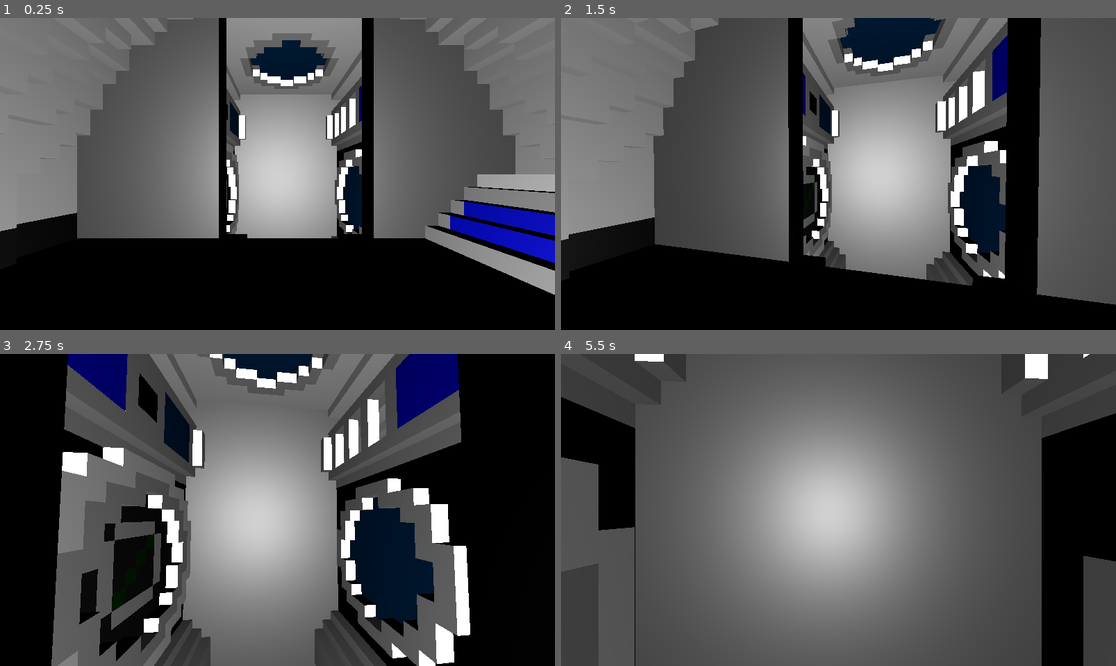
Above: before the commit, frames 1-4 (two rows, left to right).
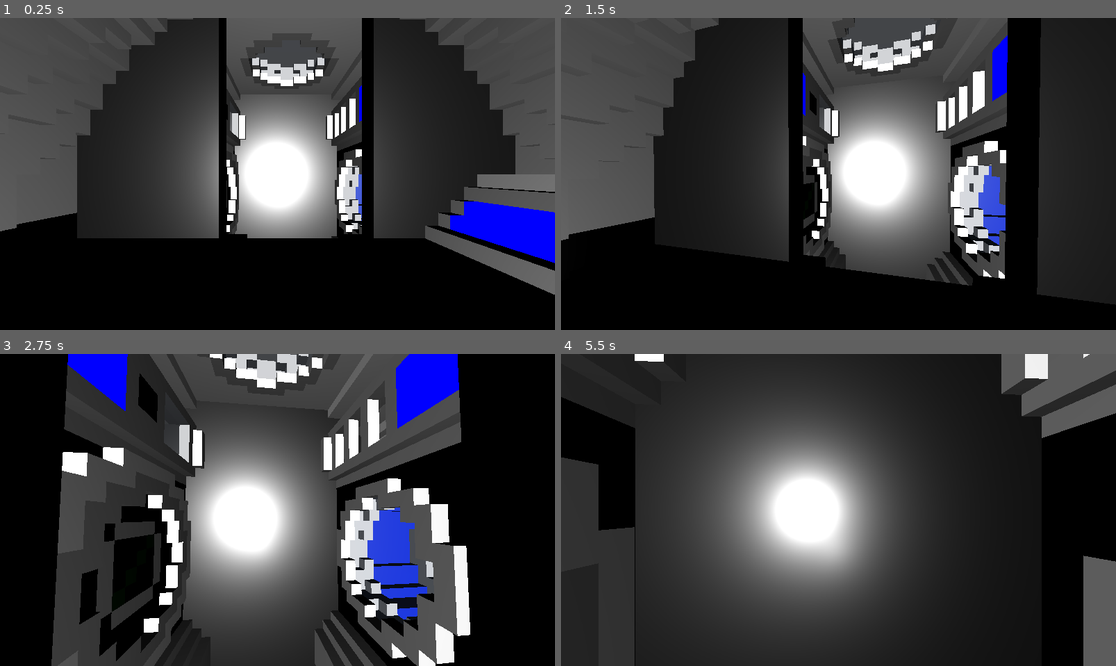
Above: after the commit, the same moments.

Repository: R2d2cruz/Kaelous
Game: Godot game, scene res://scenes/worlds/teste World.tscn
Two runs of this game, one before a commit and one after it. Both use one fixed random seed, a clock stepped at 60 frames per second and the inputs below.
Inputs (mouse positions are in pixels of both pictures, inside the frame that each line leads up to):
- Up to frame 1 (0.25 s): no input
- Up to frame 2 (1.5 s): move the mouse to (866, 174) at 0.52 s; hold W (up) from 0.53 s (still down); tap Shift (low) at 0.6, 1.35 s; tap Space (jump) at 0.77 s; move the mouse to (810, 174) at 1.27 s
- Up to frame 3 (2.75 s): keep holding W (up); tap Space (jump) at 1.52 s; move the mouse to (288, 503) at 2.02 s; tap Shift (low) at 2.1 s
- Up to frame 4 (5.5 s): keep holding W (up); move the mouse to (832, 516) at 2.77 s; tap Shift (low) every 0.75 s from 2.85 to 5.1 s; tap Space (jump) at 3.02, 3.77, 4.52 s; move the mouse to (877, 513) at 3.52 s; move the mouse to (794, 506) at 4.27 s; move the mouse to (844, 510) at 5.02 s

The runs differ from the first frame. In frame 1, 64% of the frame differs, in the area x 0-100%, y 0-89%; in frame 2, 62%; in frame 3, 46%; in frame 4, 83%, in the area x 0-100%, y 0-100%.

Commit message:
fix player movement

Diff:
--- a/kaelous/Assets/Materials/Glass ship V1.tres
+++ b/kaelous/Assets/Materials/Glass ship V1.tres
@@ -9,8 +9,7 @@
 disable_fog = true
 vertex_color_use_as_albedo = true
 vertex_color_is_srgb = true
-albedo_color = Color(1, 1, 1, 0.4)
+albedo_color = Color(1, 1, 1, 0.196078)
 albedo_texture = ExtResource("1_h2atj")
 metallic = 0.3
 metallic_specular = 1.0
-roughness = 0.12
--- a/kaelous/Scripts/player_v_0.gd
+++ b/kaelous/Scripts/player_v_0.gd
@@ -6,22 +6,20 @@
 const JUMP_VELOCITY = 4.8
 const SENSITIVITY = 0.004
 
-#bob variables
+# Bob variables
 const BOB_FREQ = 2.4
 const BOB_AMP = 0.08
 var t_bob = 0.0
 
-#fov variables
+# FOV variables
 const BASE_FOV = 75.0
 const FOV_CHANGE = 1.5
 
 @onready var head = $Head
 @onready var camera = $Head/Camera3D
 
-
 func _ready():
 	Input.set_mouse_mode(Input.MOUSE_MODE_CAPTURED)
-
 
 func _unhandled_input(event):
 	if event is InputEventMouseMotion:
@@ -29,31 +27,28 @@
 		camera.rotate_x(-event.relative.y * SENSITIVITY)
 		camera.rotation.x = clamp(camera.rotation.x, deg_to_rad(-40), deg_to_rad(60))
 
+func _physics_process(delta):
+	speed = WALK_SPEED
 
-func _physics_process(delta):
-
-	# Handle Sprint.
-	#if Input.is_action_pressed("sprint"):
-		#speed = SPRINT_SPEED
-	#else:
-		#speed = WALK_SPEED
-	speed = WALK_SPEED
+	# Movimiento vertical manual
 	var directionY = Input.get_axis("low", "jump")
 	if directionY:
 		velocity.y = directionY * speed
 	else:
-		velocity.y = lerp(velocity.y, directionY * speed, delta * 7.0)
+		velocity.y = lerp(velocity.y, 0.0, delta * 7.0)
 
-	# Get the input direction and handle the movement/deceleration.
+	# Dirección de movimiento local al personaje (aunque esté dentro de Planeta)
 	var input_dir = Input.get_vector("left", "right", "up", "down")
-	var direction = (head.transform.basis * transform.basis * Vector3(input_dir.x, 0, input_dir.y)).normalized()
 
-	if direction:
-		velocity.x = direction.x * speed
-		velocity.z = direction.z * speed
+	if input_dir.length() > 0:
+		# Movimiento relativo al "head" y su orientación
+		var move_dir = (head.global_transform.basis * Vector3(input_dir.x, 0, input_dir.y)).normalized()
+		velocity.x = move_dir.x * speed
+		velocity.z = move_dir.z * speed
 	else:
-		velocity.x = lerp(velocity.x, direction.x * speed, delta * 7.0)
-		velocity.z = lerp(velocity.z, direction.z * speed, delta * 7.0)
+		# Frenado suave
+		velocity.x = lerp(velocity.x, 0.0, delta * 7.0)
+		velocity.z = lerp(velocity.z, 0.0, delta * 7.0)
 
 	# Head bob
 	t_bob += delta * velocity.length() * float(is_on_floor())
@@ -66,7 +61,6 @@
 
 	move_and_slide()
 
-
 func _headbob(time) -> Vector3:
 	var pos = Vector3.ZERO
 	pos.y = sin(time * BOB_FREQ) * BOB_AMP
--- a/kaelous/scenes/worlds/worldManager.gd
+++ b/kaelous/scenes/worlds/worldManager.gd
@@ -1,7 +1,13 @@
 extends Node3D
 
+const ROTATIONSPEED = 6.28 / (5.0*60.0)
 
 # Called when the node enters the scene tree for the first time.
 func _ready():
 	pass
 #	$Planeta/Nave/Camera3D.current = true
+
+
+func _process(delta: float) -> void:
+	print($Planeta.rotation_degrees)
+	$Planeta.rotate_y(delta * ROTATIONSPEED)
